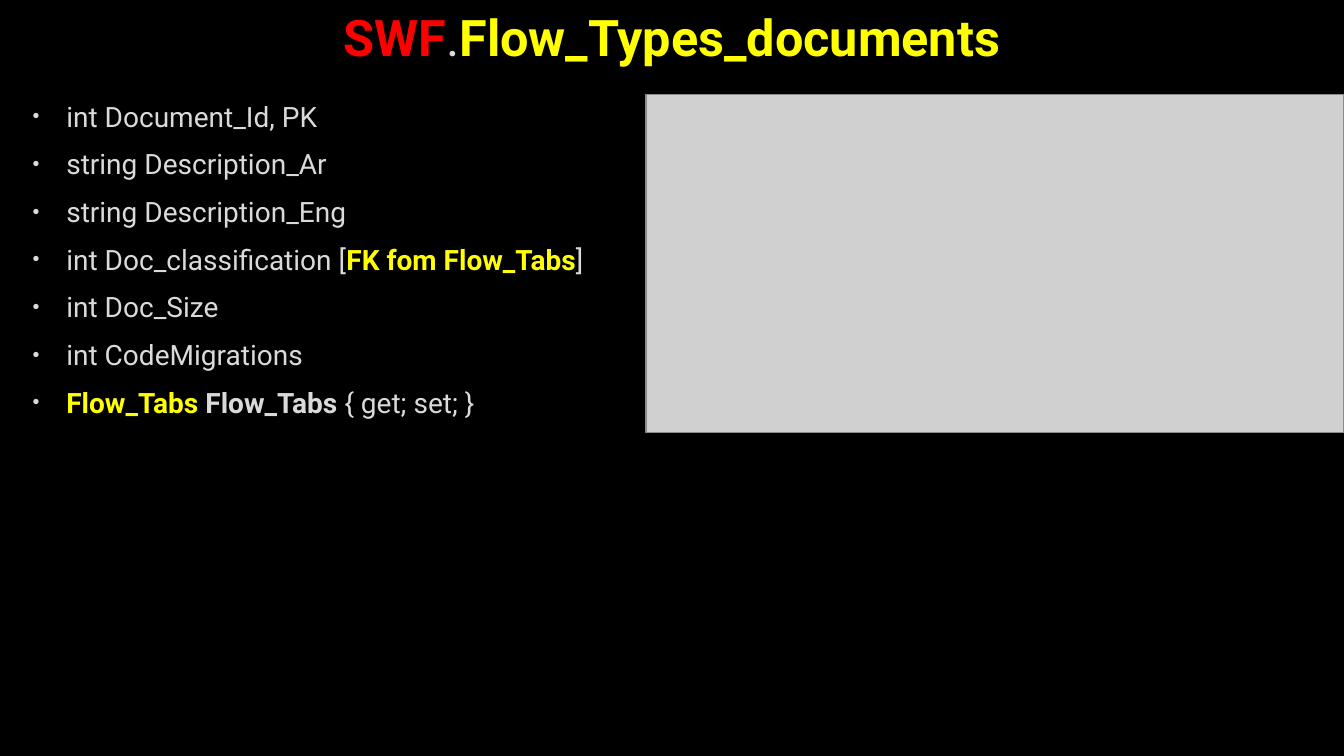
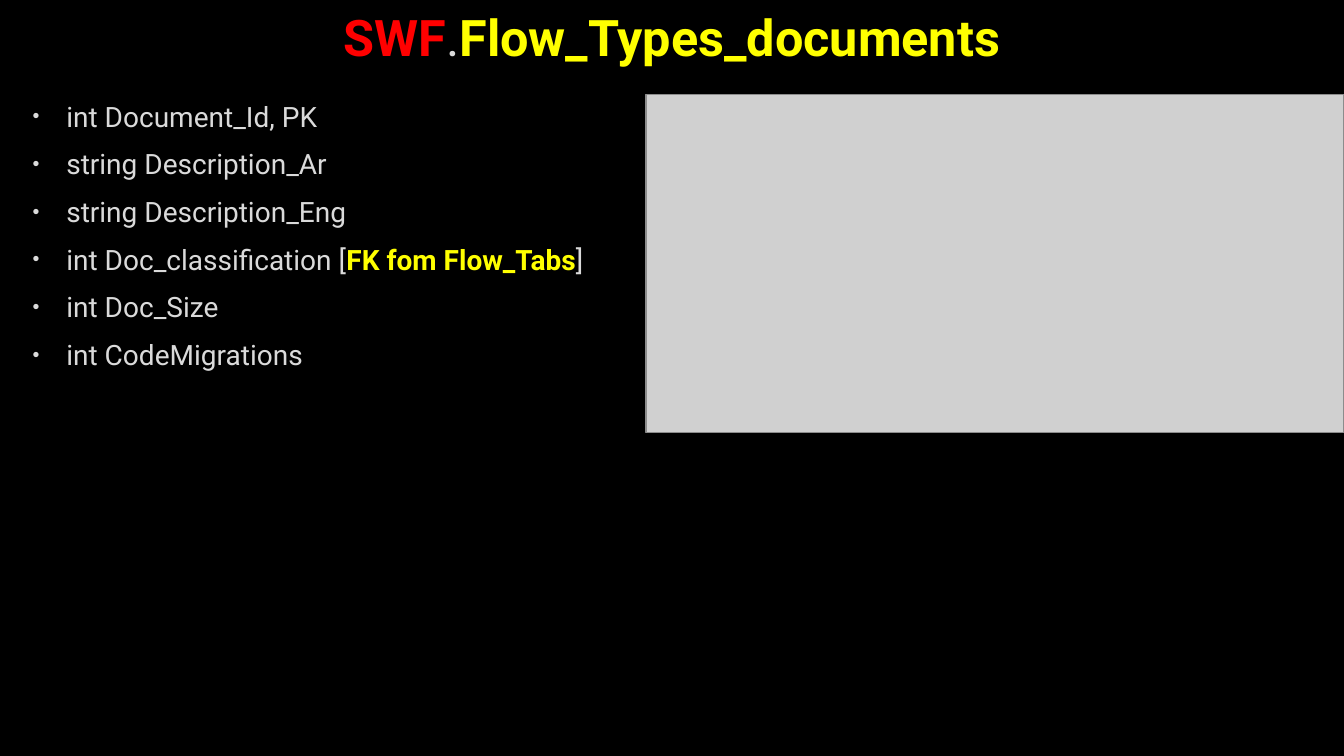
Before and after one commit to AhmedMohamedSamir1/Summary, a slide deck: slide 138 of Dot Net/Business.pptx (slide 145 before the commit). Drawn at 1344x756 pixels with LibreOffice and Linux fonts; fonts in the diff are those of the drawing; grey boxes stand for pictures; background and template pictures are left out. Boxes give left, top, right and bottom in pixels: in the first picture for what was removed or moved away, otherwise in the second. Text is boxed around its words. In the diff, an @@ line names an element or a change of style, - is before the commit and + after.

```diff
--- a/Dot Net/Business.pptx
+++ b/Dot Net/Business.pptx
@@ text at box(66, 392, 458, 419): paragraph removed @@
-• Flow_Tabs Flow_Tabs { get; set; }
```
Also in this commit, not shown: 5 other slides changed, 4 slides added, 10 slides removed, 7 other files.
